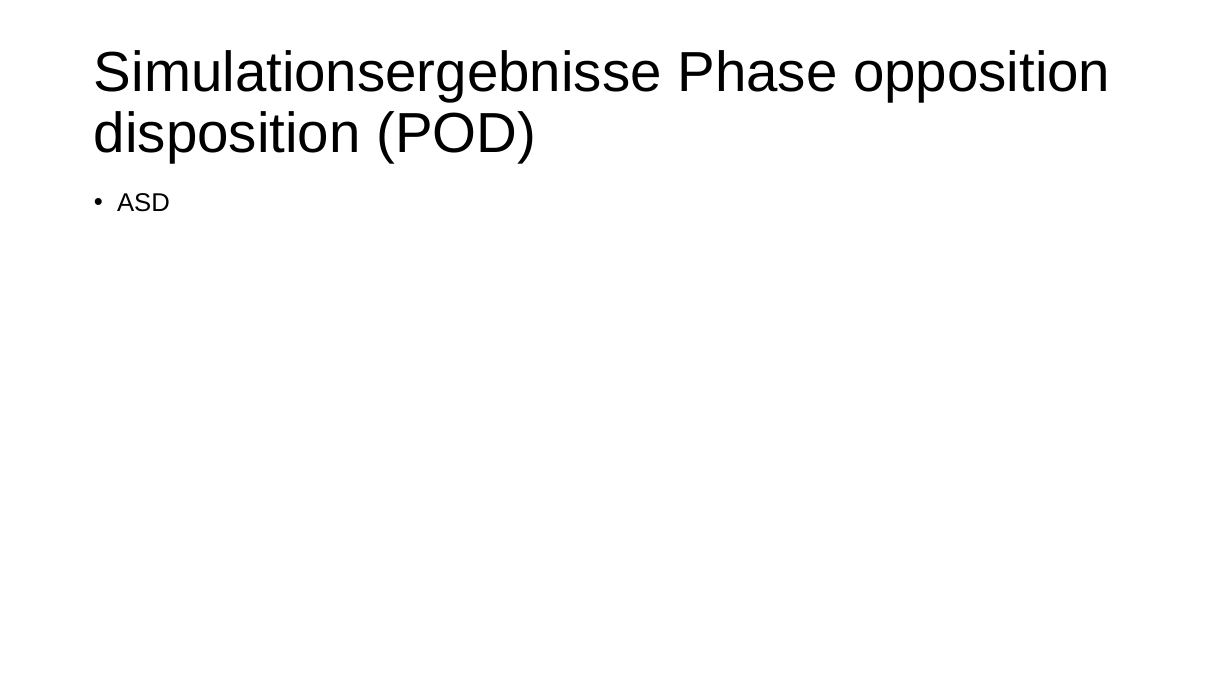
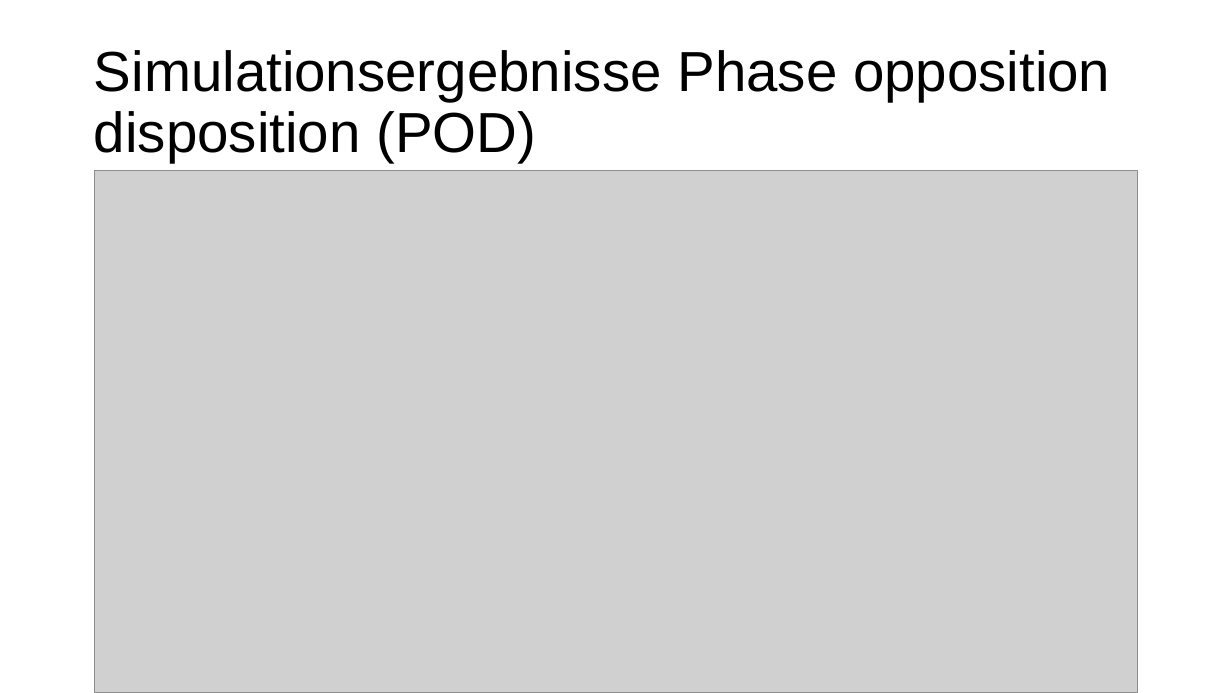
Before and after one commit to timspilak/NPC_Inverter, a slide deck: slide 6 of research/presentation_simulation results.pptx. Drawn at 1232x693 pixels with LibreOffice and Linux fonts; fonts in the diff are those of the drawing; grey boxes stand for pictures. Boxes give left, top, right and bottom in pixels: in the first picture for what was removed or moved away, otherwise in the second. Text is boxed around its words. In the diff, an @@ line names an element or a change of style, - is before the commit and + after.

```diff
--- a/research/presentation_simulation results.pptx
+++ b/research/presentation_simulation results.pptx
@@ picture added at (x1=94, y1=171, x2=1139, y2=693) @@
@@ text removed at (x1=117, y1=193, x2=170, y2=212) @@
-• ASD
```
Also in this commit, not shown: 1 slide added, 34 other files.
